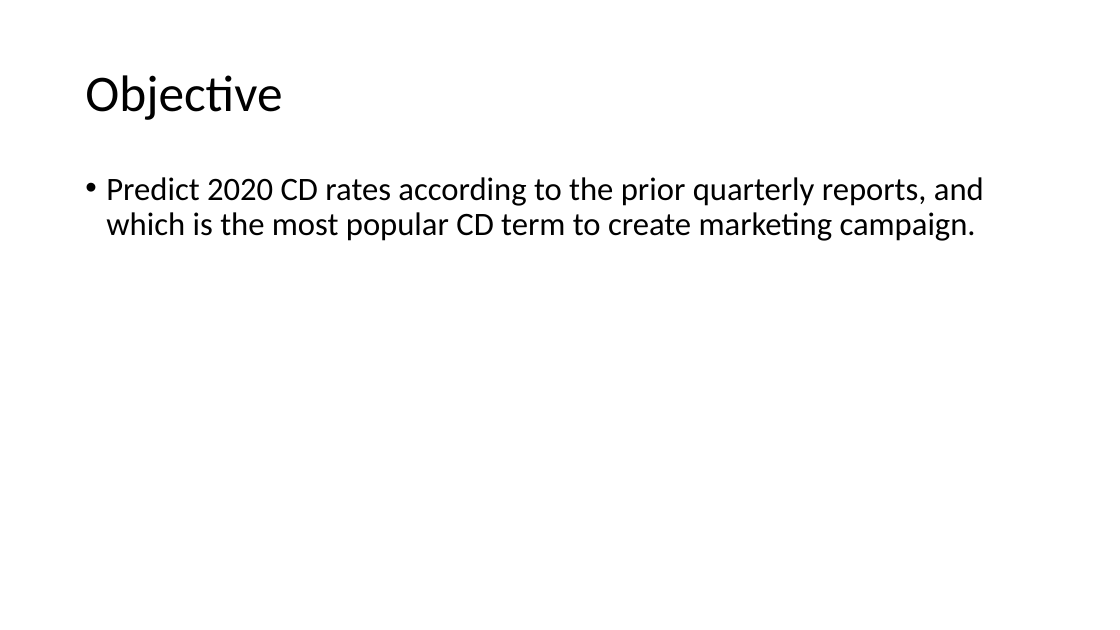
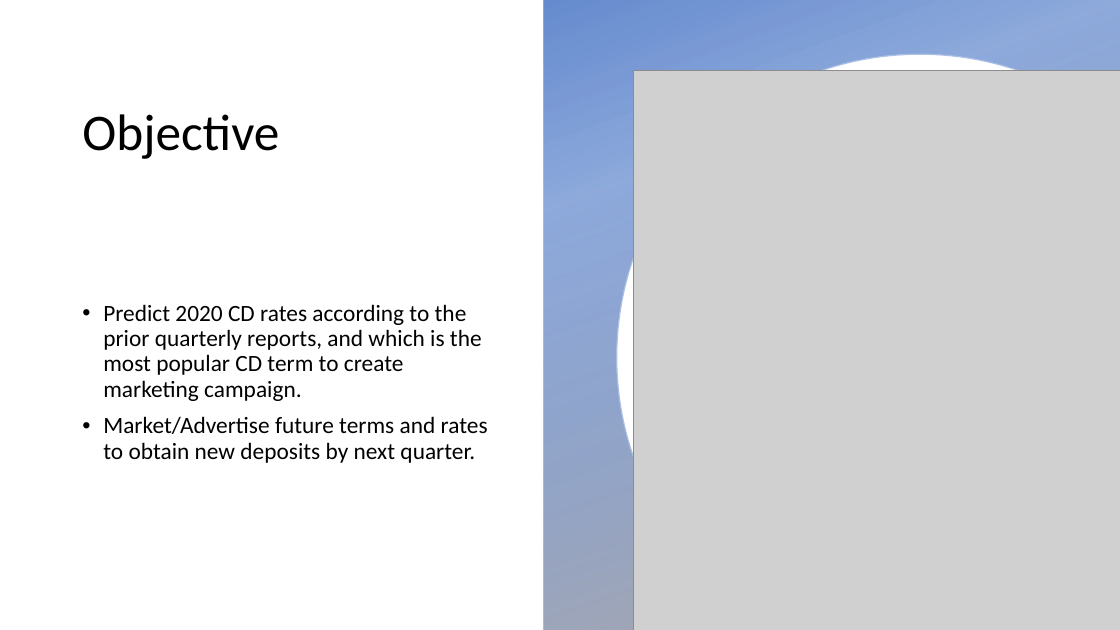
Before and after one commit to StephanieChew-nyc/Stephanie_Chew_Capstone_4, a slide deck: slide 2 of Stephanie_Chew_Capstone_4.pptx. Drawn at 1120x630 pixels with LibreOffice and Linux fonts; fonts in the diff are those of the drawing; grey boxes stand for pictures; background and template pictures are left out. Boxes give left, top, right and bottom in pixels: in the first picture for what was removed or moved away, otherwise in the second. Text is boxed around its words. In the diff, an @@ line names an element or a change of style, - is before the commit and + after.

```diff
--- a/Stephanie_Chew_Capstone_4.pptx
+++ b/Stephanie_Chew_Capstone_4.pptx
@@ rectangle added at [544, 0, 1120, 630], fill gradient #4472C4 to #AFABAB @@
@@ freeform shape added at [617, 55, 1120, 630], fill #FFFFFF, outline #A5A5A5 1 pt @@
@@ title "Objective": place and size @@
-title "Objective" at [85, 75, 282, 120]
+title "Objective" at [82, 114, 279, 159]
@@ picture added at [634, 71, 1120, 630] @@
@@ text "Predict 2020 CD rates according ...": place and size @@
-text "Predict 2020 CD rates according ..." at [106, 177, 984, 241]
+text "Predict 2020 CD rates according ..." at [103, 304, 488, 463]
@@ text "Predict 2020 CD rates according ..." at [103, 304, 488, 463]: vertical alignment top to middle @@
@@ text at [103, 304, 482, 401]: size 28 to 20 pt in "Predict 2020 CD rates according to the ..." @@
@@ text at [103, 416, 488, 463]: paragraph added @@
+• Market/Advertise future terms and rates to obtain new deposits by next quarter.
```
Also in this commit, not shown: 3 other slides changed, 1 slide removed, 15 other files.
